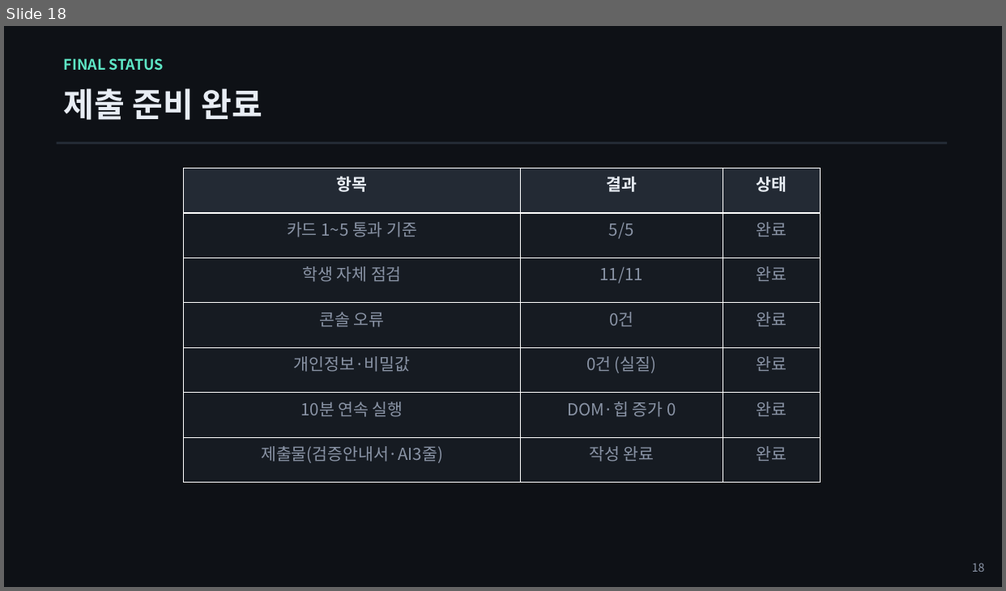
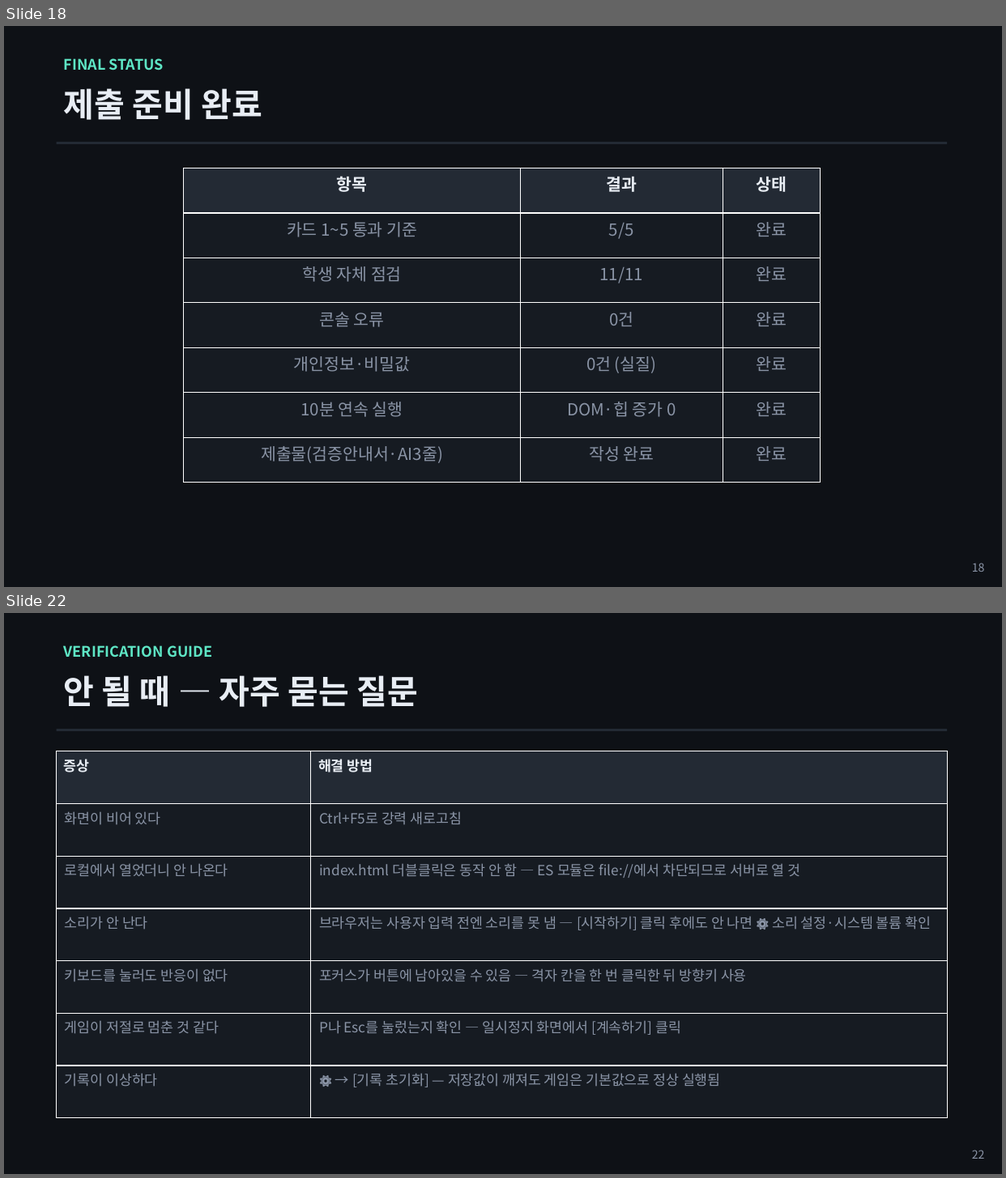
Before and after one commit to stulss/odd-one-out, a slide deck: 발표자료.pptx. Shown one above the other, each under a label of ours: slide 18 before the commit, slides 18 and 22 after it; the slides between them are not shown. The pictures are 1006x591 and 1006x1178 pixels, drawn with LibreOffice and Linux fonts; fonts in the diff are those of the drawing. Boxes give left, top, right and bottom in pixels: in the first picture for what was removed or moved away, otherwise in the second. Text is boxed around its words. In the diff, an @@ line names an element or a change of style, - is before the commit and + after.

```diff
--- a/발표자료.pptx
+++ b/발표자료.pptx
@@ slide 22 added at (4,613,1002,1174), background #FFFFFF @@
@@ rectangle added at (4,613,1002,1174), fill #0E1116 @@
@@ text added at (64,645,212,658), 14 pt, text #5EE6C5, bold @@
+VERIFICATION GUIDE
@@ text added at (64,675,418,707), 32 pt, text #E8EDF4, bold @@
+안 될 때 — 자주 묻는 질문
@@ rectangle added at (57,729,948,731), fill #232A34 @@
@@ table added at (57,752,948,1118), 7 rows, 2 columns @@
+증상 | 해결 방법
+화면이 비어 있다 | Ctrl+F5로 강력 새로고침
+로컬에서 열었더니 안 나온다 | index.html 더블클릭은 동작 안 함 — ES 모듈은 file://에서 차단되므로 서버로 열 것
+소리가 안 난다 | 브라우저는 사용자 입력 전엔 소리를 못 냄 — [시작하기] 클릭 후에도 안 나면 ⚙ 소리 설정·시스템 볼륨 확인
+키보드를 눌러도 반응이 없다 | 포커스가 버튼에 남아있을 수 있음 — 격자 칸을 한 번 클릭한 뒤 방향키 사용
+게임이 저절로 멈춘 것 같다 | P나 Esc를 눌렀는지 확인 — 일시정지 화면에서 [계속하기] 클릭
+기록이 이상하다 | ⚙ → [기록 초기화] — 저장값이 깨져도 게임은 기본값으로 정상 실행됨
@@ text added at (972,1150,985,1159), 11 pt, text #8A94A6 @@
+22
```
Also in this commit, not shown: 3 slides changed, 3 other slides added, 2 other files.
